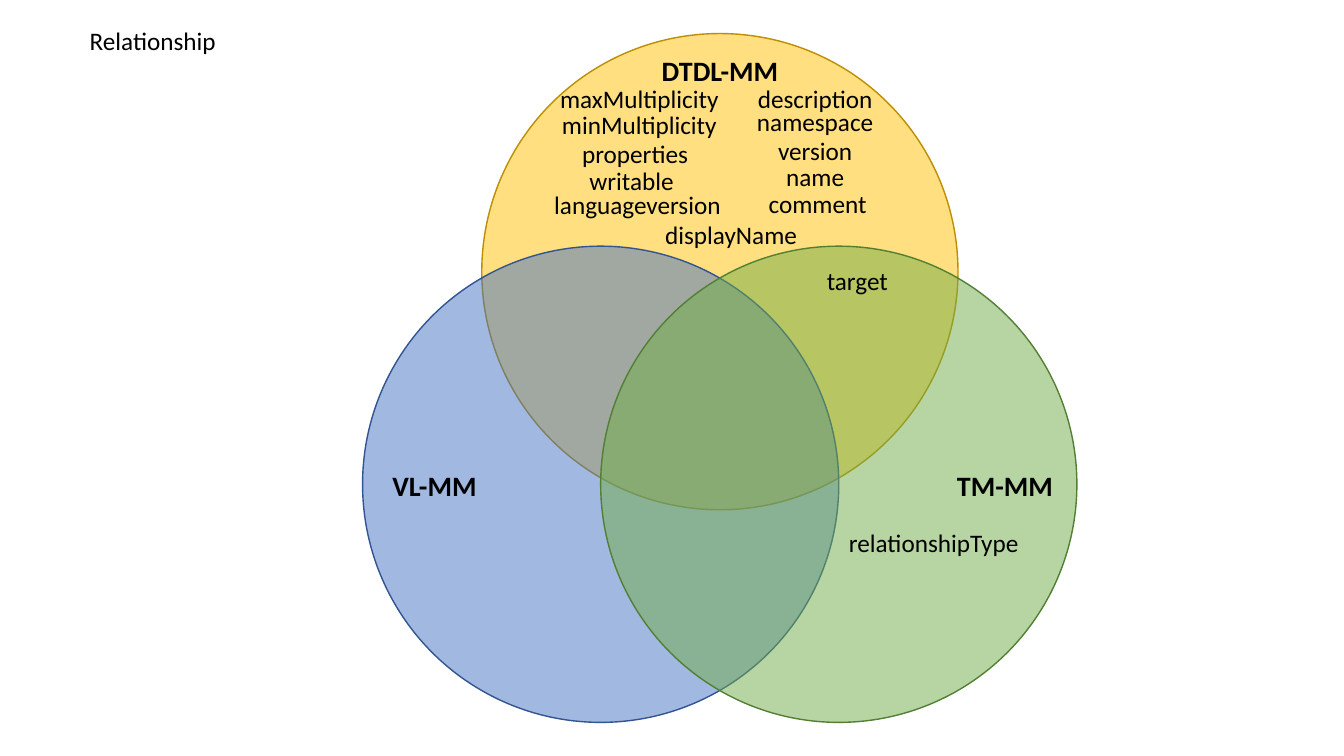
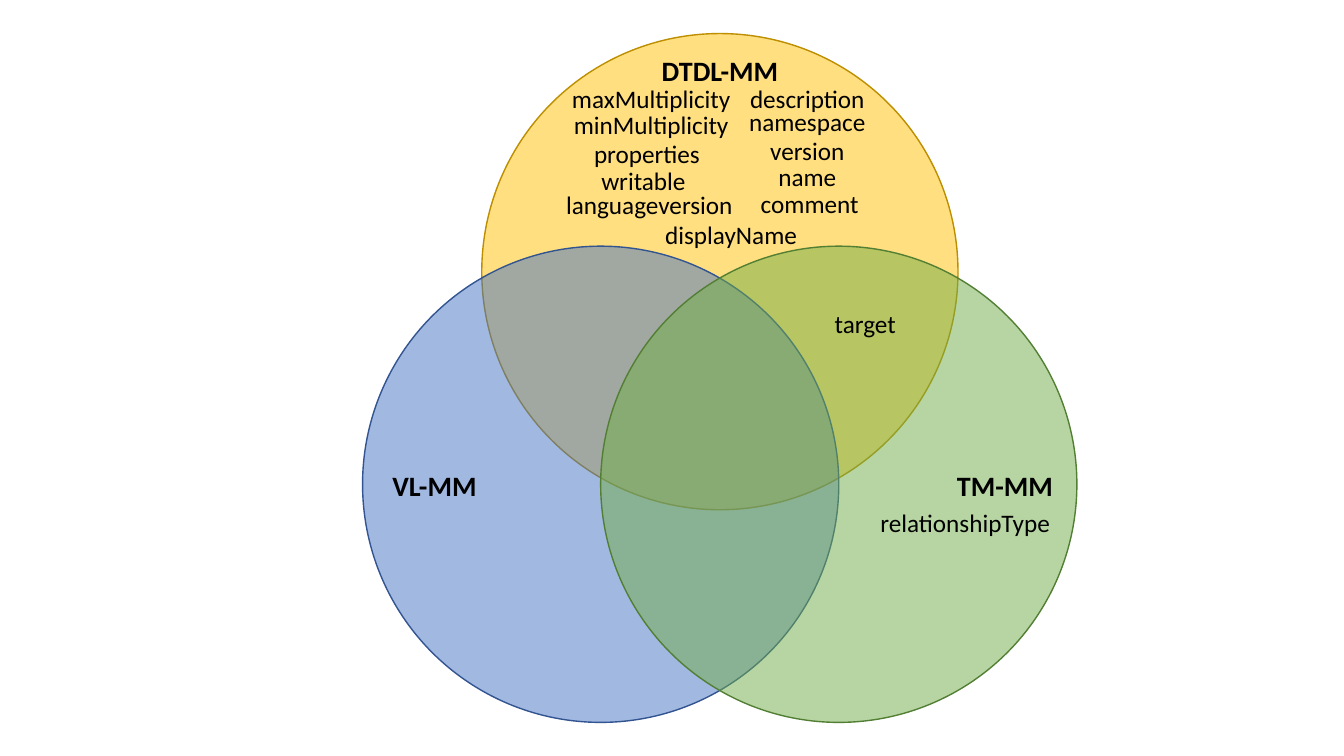
Before and after one commit to derlehner/dt_language_comparison, a slide deck: slide 5 of Figures.pptx. Drawn at 1344x756 pixels with LibreOffice and Linux fonts; fonts in the diff are those of the drawing. Boxes give left, top, right and bottom in pixels: in the first picture for what was removed or moved away, otherwise in the second. Text is boxed around its words. In the diff, an @@ line names an element or a change of style, - is before the commit and + after.

Commit message:
update

```diff
--- a/Figures.pptx
+++ b/Figures.pptx
@@ text removed at (90,32,216,54) @@
-Relationship
@@ 5 texts: place and size @@
-5 texts at (757,87,873,213)
+5 texts at (749,90,865,213)
@@ 5 texts: place and size @@
-5 texts at (554,87,720,219)
+5 texts at (566,90,732,219)
@@ text "target": place and size @@
-text "target" at (827,274,888,295)
+text "target" at (835,317,896,338)
@@ text "relationshipType": place and size @@
-text "relationshipType" at (849,534,1018,556)
+text "relationshipType" at (880,514,1049,536)
```
Also in this commit, not shown: 3 other slides changed.
